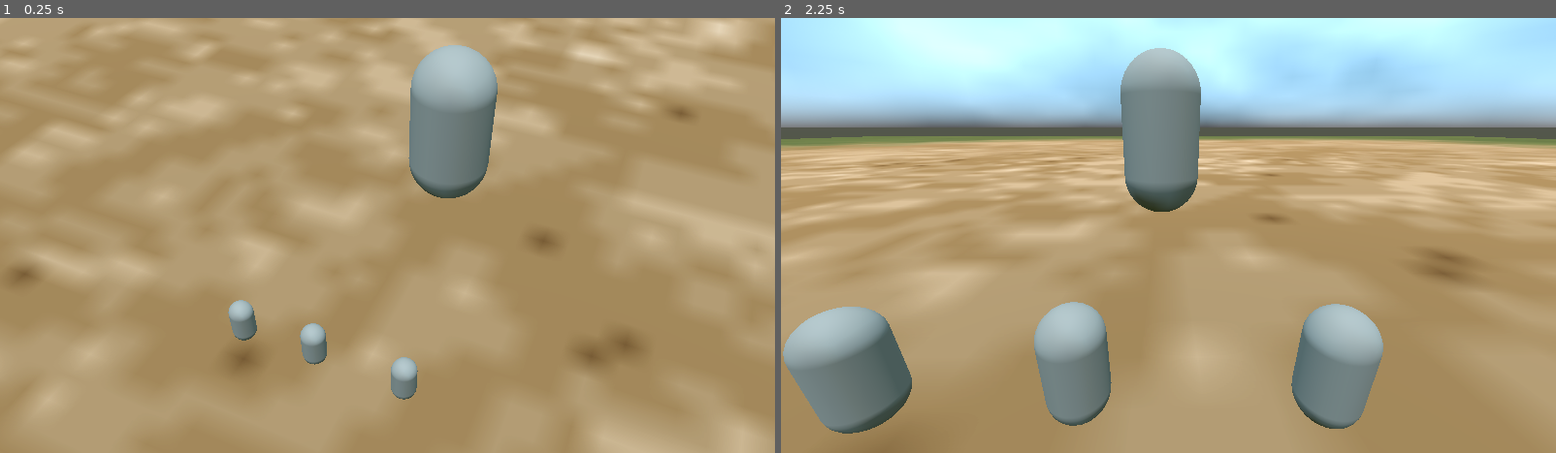
Above: before the commit, frames 1-2 (left to right).
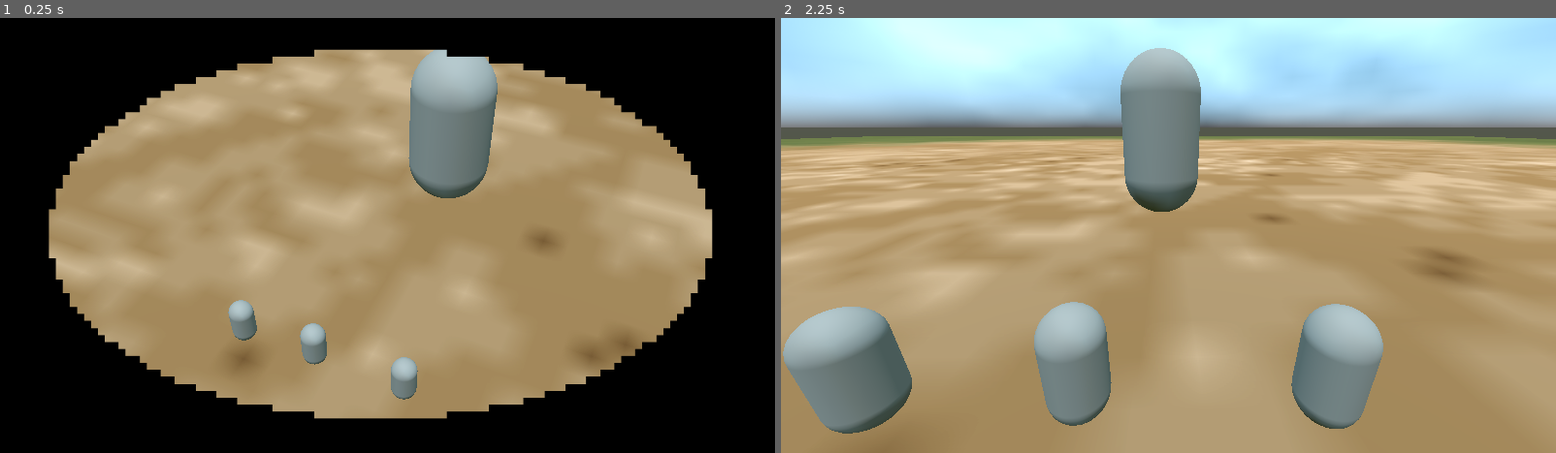
Above: after the commit, the same moments.

Repository: ludovino/BuiltToScale2024
Game: Godot game, scene res://battle/battle_scene.tscn
Same seed, same stepped clock (60 frames per second), same inputs: the game is played once before the commit and once after it.
Inputs (mouse positions are in pixels of both pictures, inside the frame that each line leads up to):
- Up to frame 1 (0.25 s): no input
- Up to frame 2 (2.25 s): tap Enter at 0.5, 2 s; move the mouse to (1339, 213) at 0.52 s; click (1339, 213) at 0.67 s; tap Space at 1.25 s; move the mouse to (1013, 257) at 1.27 s; click (1013, 257) at 1.42 s; move the mouse to (1246, 139) at 2.02 s; click (1246, 139) at 2.17 s

The runs differ from the first frame. In frame 1, 43% of the frame differs, in the area x 0-100%, y 0-100%; in frame 2, nothing differs.

Commit message:
tried to set up camera mask for demon's pov

Diff:
--- a/demon_pov/demon_pov.tscn
+++ b/demon_pov/demon_pov.tscn
@@ -1,7 +1,8 @@
-[gd_scene load_steps=5 format=3 uid="uid://n1ikks0vo2ff"]
+[gd_scene load_steps=6 format=3 uid="uid://n1ikks0vo2ff"]
 
 [ext_resource type="Script" path="res://demon_pov/demon_pov_minigame.gd" id="1_6ig5x"]
 [ext_resource type="Script" path="res://demon_pov/demon_pov_camera.gd" id="2_b2wtg"]
+[ext_resource type="Texture2D" uid="uid://40c5p110fc3c" path="res://battle/textures/pixil-frame-0 (1) (2).png" id="3_gul5b"]
 
 [sub_resource type="CapsuleShape3D" id="CapsuleShape3D_qfvpl"]
 
@@ -56,6 +57,16 @@
 target_position = Vector3(0, 0, -1000)
 collide_with_areas = true
 
+[node name="Node2D" type="Node2D" parent="."]
+position = Vector2(576, 322)
+
+[node name="Sprite2D" type="Sprite2D" parent="Node2D"]
+position = Vector2(0, 5)
+scale = Vector2(1.025, 1.025)
+texture = ExtResource("3_gul5b")
+
+[node name="Sprite2D" type="Sprite2D" parent="."]
+
 [connection signal="input_event" from="PartyMemberArea" to="." method="_on_party_member_area_input_event"]
 [connection signal="input_event" from="PartyMemberArea2" to="." method="_on_party_member_area_2_input_event"]
 [connection signal="input_event" from="PartyMemberArea3" to="." method="_on_party_member_area_3_input_event"]
Binary file added: battle/textures/pixil-frame-0 (1) (2).png
Not shown, added: battle/textures/pixil-frame-0 (1) (2).png.import
